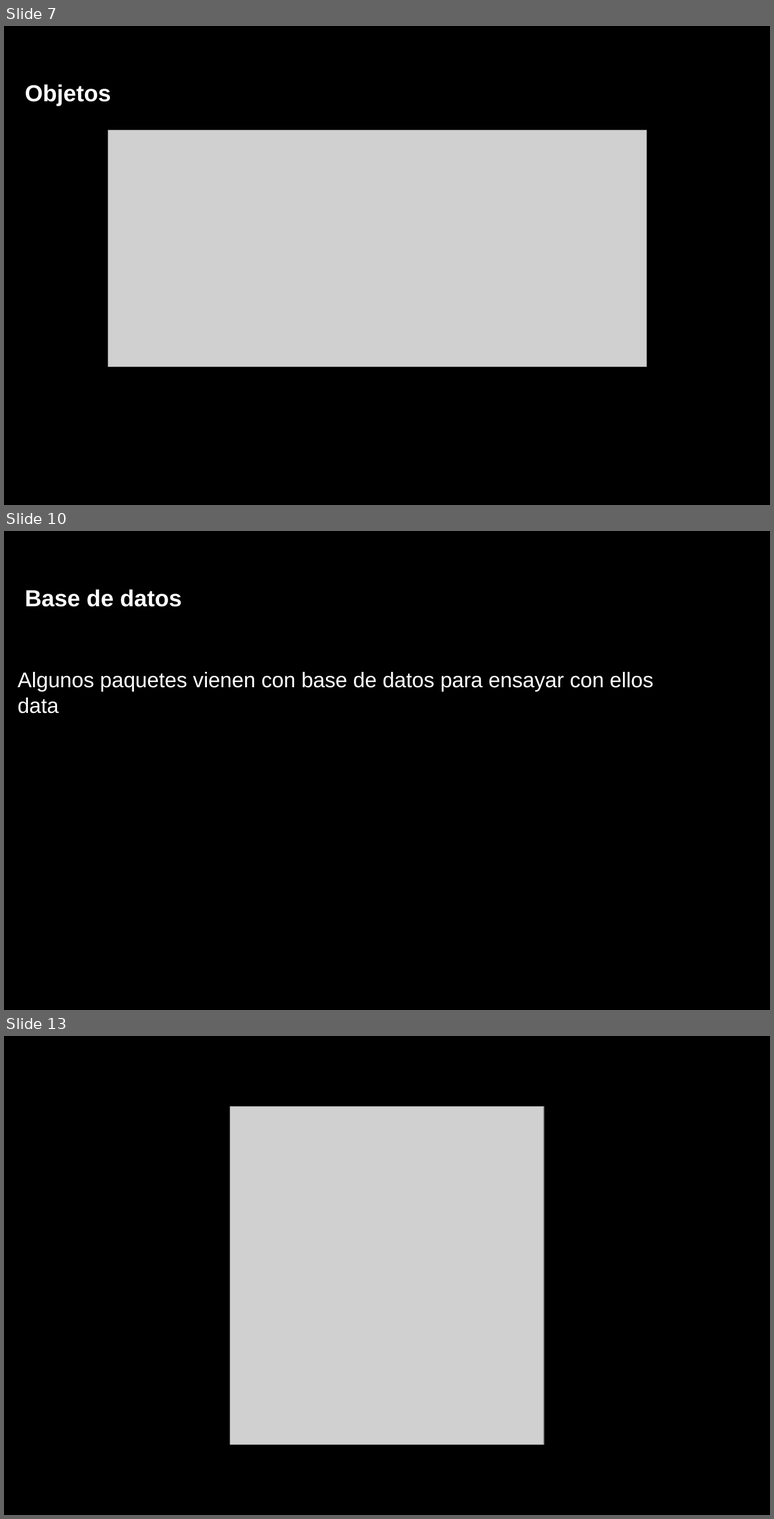
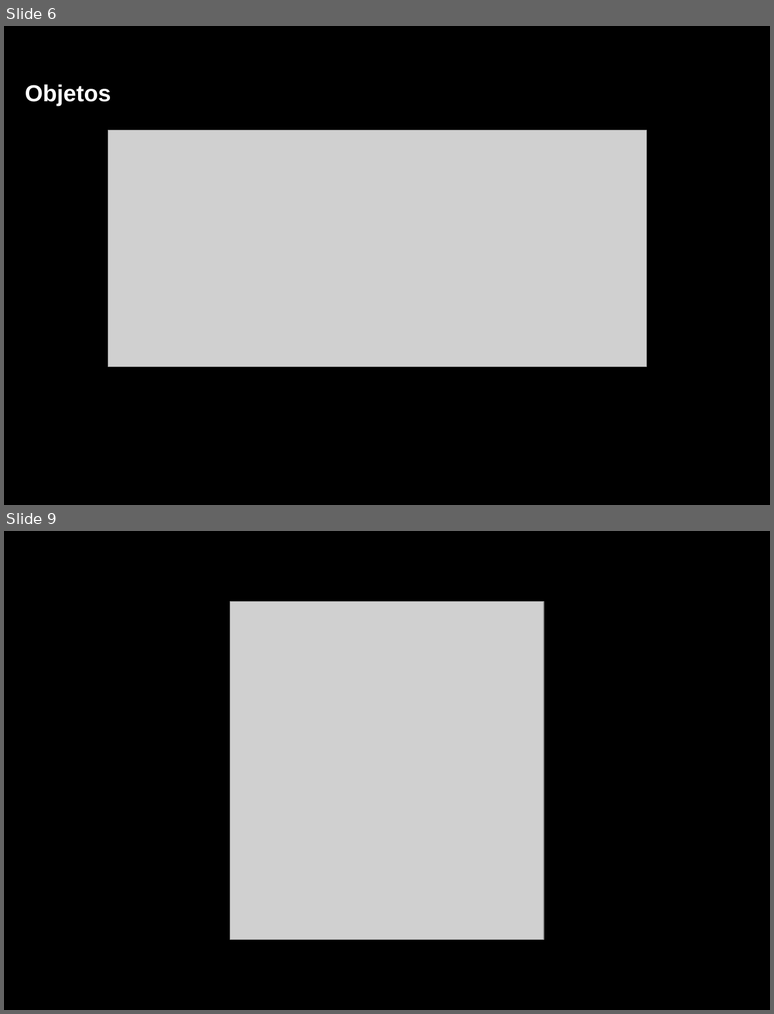
Before and after one commit to lebalcazar/R_IITCA, a slide deck: Presentacion/presentacion_01.odp. Shown one above the other, each under a label of ours: slides 7, 10 and 13 before the commit, slides 6 and 9 after it; the slides between them are not shown. The pictures are 774x1519 and 774x1014 pixels, drawn with LibreOffice and Linux fonts; fonts in the diff are those of the drawing; grey boxes stand for pictures. Boxes give left, top, right and bottom in pixels: in the first picture for what was removed or moved away, otherwise in the second. Text is boxed around its words. In the diff, an @@ line names an element or a change of style, - is before the commit and + after.

```diff
--- a/Presentacion/presentacion_01.odp
+++ b/Presentacion/presentacion_01.odp
@@ slide 10 removed at (4,531,770,1010), background #000000 @@
@@ title removed at (25,589,182,607) @@
-Base de datos
@@ title removed at (18,672,653,713) @@
-Algunos paquetes vienen con base de datos para ensayar con ellos
-data
@@ what was slide 7 is now slide 6 @@
@@ what was slide 13 is now slide 9 @@
```
Also in this commit, not shown: 5 slides changed, 1 slide added, 4 other slides removed, 1 other file.
